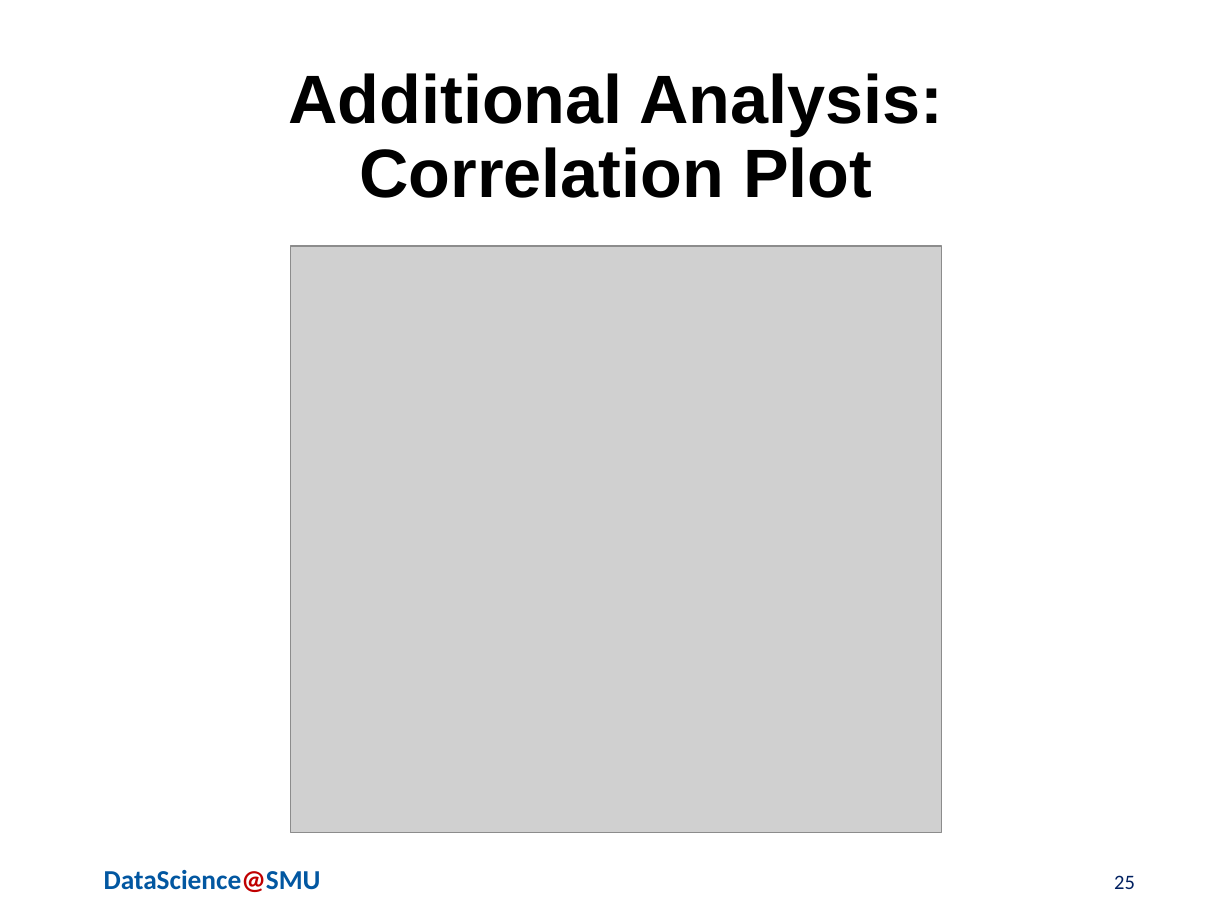
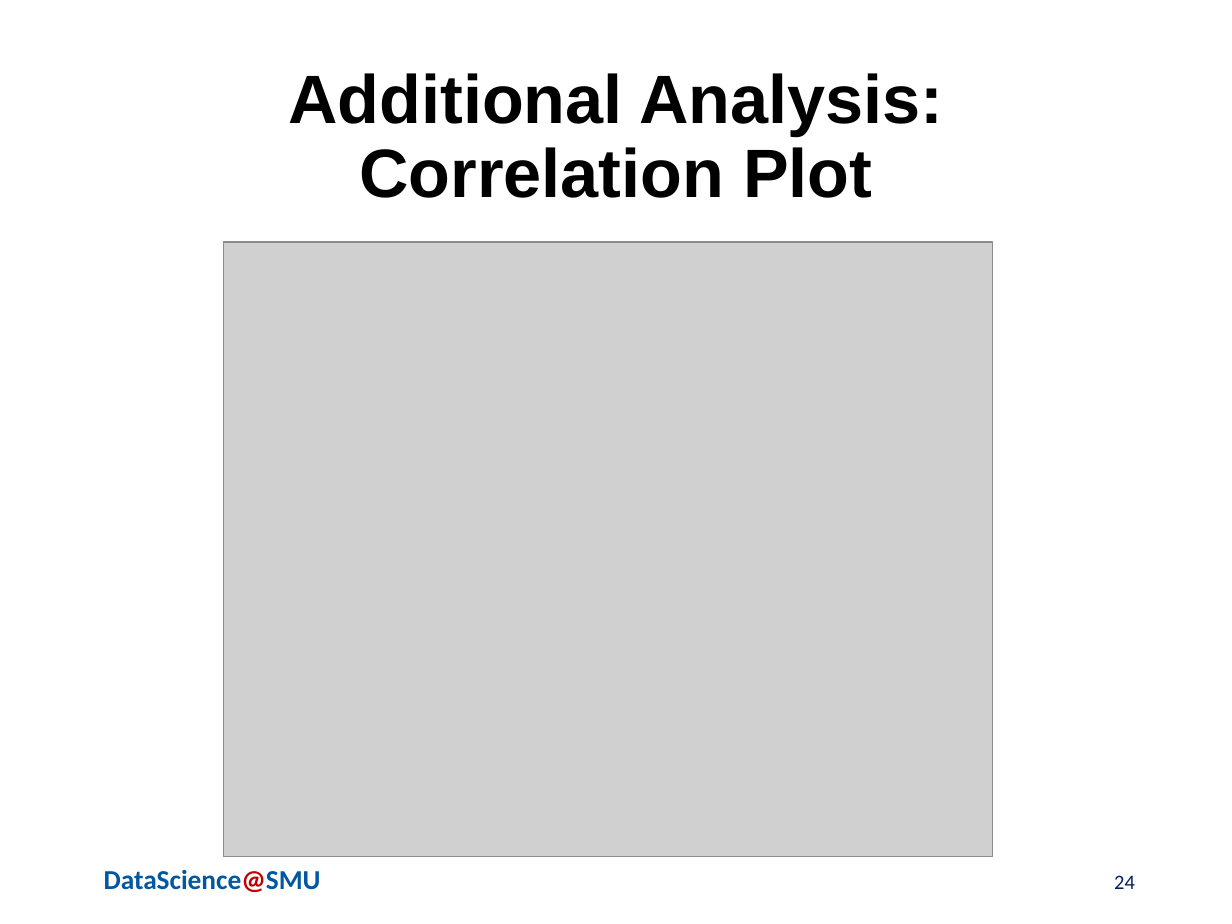
Before and after one commit to chaoshunh/SMU_MSDS, a slide deck: slide 24 of Doing_Data_Science/CaseStudy2/Reports/MSDSPresentation.pptx (slide 25 before the commit). Drawn at 1232x924 pixels with LibreOffice and Linux fonts; fonts in the diff are those of the drawing; grey boxes stand for pictures; background and template pictures are left out. Boxes give left, top, right and bottom in pixels: in the first picture for what was removed or moved away, otherwise in the second. Text is boxed around its words. In the diff, an @@ line names an element or a change of style, - is before the commit and + after.

```diff
--- a/Doing_Data_Science/CaseStudy2/Reports/MSDSPresentation.pptx
+++ b/Doing_Data_Science/CaseStudy2/Reports/MSDSPresentation.pptx
@@ picture: place and size @@
-picture at (291, 246, 941, 833)
+picture at (223, 241, 992, 856)
@@ page number at (1114, 875, 1135, 889): text changed @@
-25
+24
```
Also in this commit, not shown: 2 other slides changed, 1 other file.
